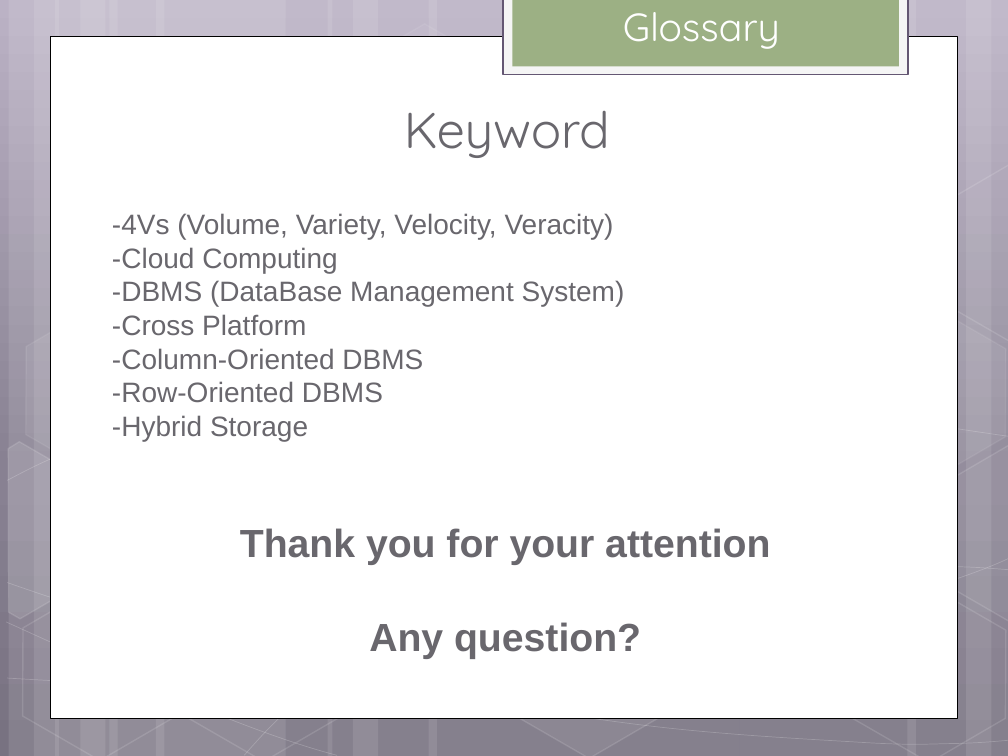
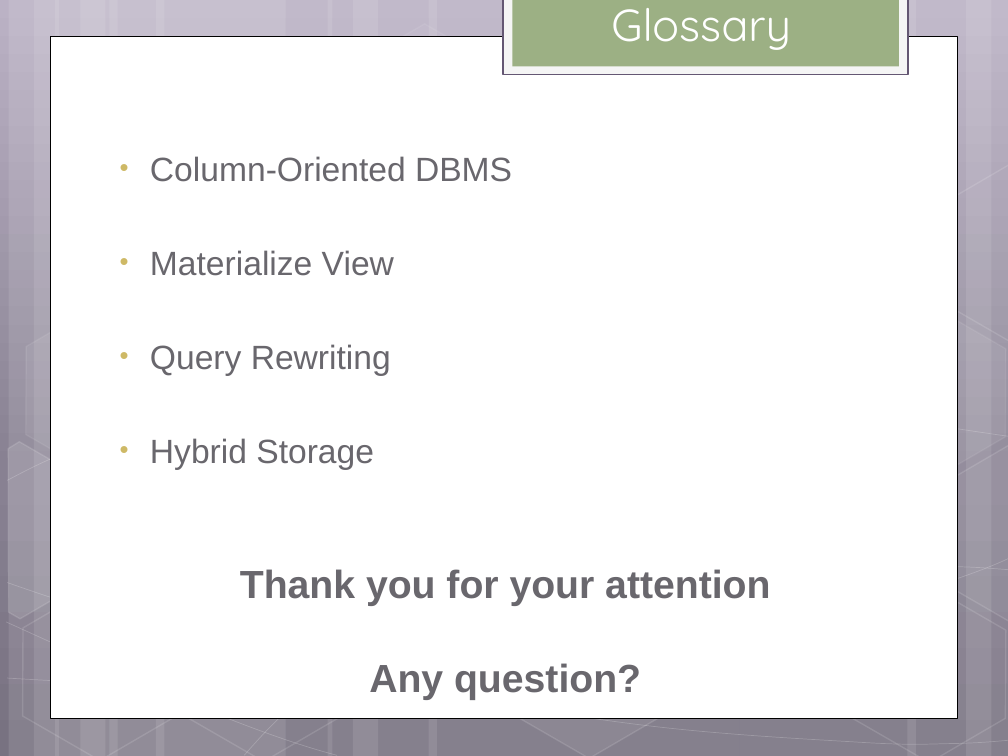
Before and after one commit to helpcat/bigdataworkshop2, a slide deck: slide 35 of slides/MonetDB workshop.pptx (slide 29 before the commit). Drawn at 1008x756 pixels with LibreOffice and Linux fonts; fonts in the diff are those of the drawing. Boxes give left, top, right and bottom in pixels: in the first picture for what was removed or moved away, otherwise in the second. Text is boxed around its words. In the diff, an @@ line names an element or a change of style, - is before the commit and + after.

```diff
--- a/slides/MonetDB workshop.pptx
+++ b/slides/MonetDB workshop.pptx
@@ title "Glossary" at <box>611,8,791,50</box>: size 28 to 32 pt @@
@@ text removed at <box>404,111,610,158</box> @@
-Keyword
@@ text added at <box>150,156,512,470</box>, 24 pt, text #69676D @@
+• Column-Oriented DBMS
+• Materialize View
+• Query Rewriting
+• Hybrid Storage
@@ text removed at <box>112,213,625,441</box> @@
--4Vs (Volume, Variety, Velocity, Veracity)
--Cloud Computing
--DBMS (DataBase Management System)
--Cross Platform
--Column-Oriented DBMS
--Row-Oriented DBMS
--Hybrid Storage
@@ text "Thank you for your attention": place and size @@
-text "Thank you for your attention" at <box>240,528,770,659</box>
+text "Thank you for your attention" at <box>240,569,770,700</box>
```
Also in this commit, not shown: 22 other slides changed, 7 slides added, 1 slide removed.
